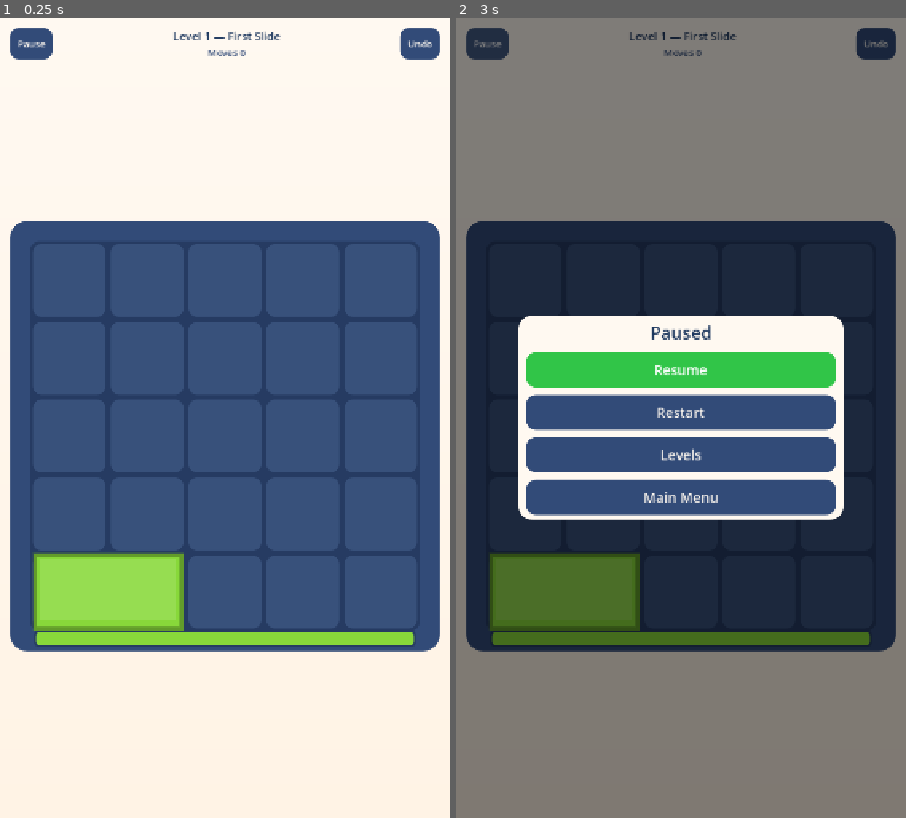
Above: before the commit, frames 1-2 (left to right).
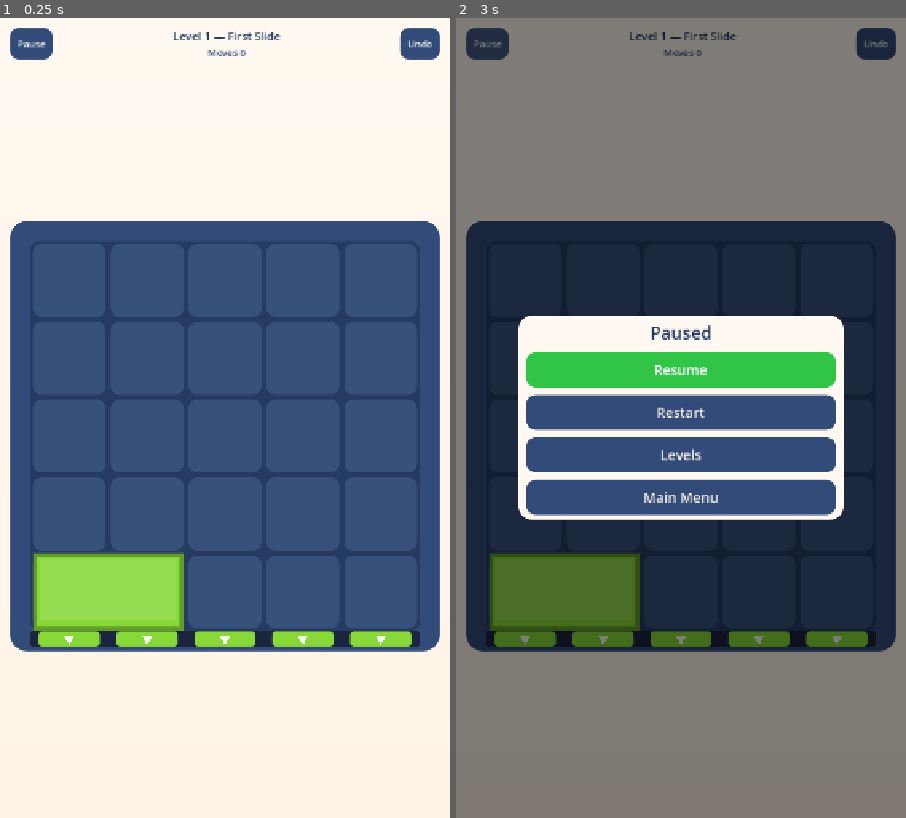
Above: after the commit, the same moments.

Repository: CylendraPlatform/Block_Puzzle_Game
Game: Godot game, scene res://scenes/GameScreen.tscn
Two runs of this game, one before a commit and one after it. Both use one fixed random seed, a clock stepped at 60 frames per second and the inputs below. This scene is started directly instead of the project's main scene.
Inputs:
- Up to frame 1 (0.25 s): no input
- Up to frame 2 (3 s): click "Undo" at 0.5 s; click "Undo" at 1.25 s; click "Undo" at 2 s; click "Pause" at 2.75 s

The runs differ from the first frame. In frame 1, 0.7% of the frame differs, in the area x 6-94%, y 76-79%; in frame 2, 0.6%.

Commit message:
feat(pearl): gates drawn as cell doors (owner-chosen style B)
Owner feedback: gates read as long strips along whole edges. Every Classic
gate spans its full edge in the level data, so the full range stays visible;
it is now drawn as one door per cell over exactly the rule's exit range
lo..hi (no end pad, never narrower), with an outward arrow on each door, on
a dark rail inside the frame band.

Edges shared by two gates (levels 6, 7, 90, 91, 94, 95, 97, 99) split each
door into one lane per colour; previously only the last colour was drawn.
Lock glyph and counter badge stay centred on the rail.

Renderer only: no level, rule, solver, scoring, save or touch change;
gameplay/engine stays legacy.

test_board_geometry: rail spans exactly lo..hi, one door per cell centred on
its cell and inside the rail, distinct lanes on shared edges (68564 checks,
0 failures). Pearl pack re-rendered as round 3 (desktop renders).

Co-Authored-By: Claude Opus 5.5 <noreply@anthropic.com>
Co-authored-by: acesse7701 <acesse7701@users.noreply.github.com>

Diff:
--- a/scripts/game/board_view_v2.gd
+++ b/scripts/game/board_view_v2.gd
@@ -26,6 +26,8 @@
 ## Part of the frame band, from the board edge outwards, that a gate slot occupies; the rest
 ## stays as an unbroken outer rim.
 const GATE_DEPTH := 0.8
+## Gap at each end of a cell door, in cells, so neighbouring doors read as separate openings.
+const DOOR_GAP := 0.1
 
 var definition: Dictionary = {}
 var state: PuzzleState
@@ -439,39 +441,109 @@
 	if locked:
 		color = color.darkened(0.45)
 		color.s *= 0.5
-	var slot := gate_slot(gate, cols, rows)
-	if slot.size == Vector2.ZERO:
-		return
-	# The slot is a recess in the frame band, the same colour as the board bed, so the gate
-	# reads as an opening in an unbroken frame; the coloured lip sits inside it.
-	var lip := slot.grow(-maxf(1.5, _cell * FRAME_RATIO * 0.1))
-	_round(slot, TD35Theme.BASE, int(clampf(_cell * 0.08, 3.0, 8.0)))
-	_round(lip, color, int(clampf(_cell * 0.06, 2.0, 6.0)))
+	var rail := gate_slot(gate, cols, rows)
+	if rail.size == Vector2.ZERO:
+		return
+	# Cell doors (owner-approved style B): a dark rail over exactly lo..hi, one coloured door
+	# per cell a piece can leave through, an outward arrow on each door. Gates sharing an edge
+	# split the depth into lanes so every accepted colour stays visible.
+	var lane := gate_lane(gate)
+	if lane.x == 0:
+		_round(rail, TD35Theme.SHADOW, int(clampf(_cell * 0.06, 2.0, 6.0)))
+	var side := str(gate.get("side", ""))
+	var radius := int(clampf(_cell * 0.06, 2.0, 6.0))
+	for door in gate_doors(gate, cols, rows):
+		_round(_lane_rect(side, door, lane.x, lane.y).grow(-1.0), color, radius)
+		if lane.x == lane.y - 1:
+			_door_arrow(door.get_center(), _outward(side), minf(door.size.x, door.size.y) * 0.7)
 	if locked:
-		_glyph_lock(lip.get_center())
+		_glyph_lock(rail.get_center())
 	var remaining := int(gstate.get("counter_remaining", -1))
 	if remaining > 0:
-		_badge(lip.get_center(), str(remaining))
-
-## A gate's slot in local coordinates: along its edge from `lo` to `hi` (inset by a small
-## pad), and from the board edge outwards over GATE_DEPTH of the frame band. It overlaps the
-## board edge by one pixel so no seam shows. Empty for an unknown side.
+		_badge(rail.get_center(), str(remaining))
+
+## A gate's rail in local coordinates: along its edge over exactly the rule's exit range
+## lo..hi (never narrower or wider), and from the board edge outwards over GATE_DEPTH of the
+## frame band. Empty for an unknown side.
 func gate_slot(gate: Dictionary, cols: int, rows: int) -> Rect2:
 	var lo := int(gate.get("lo", 0))
 	var hi := int(gate.get("hi", lo))
 	var along := float(hi - lo + 1) * _cell
-	var pad := clampf(_cell * 0.08, 2.0, 6.0)
 	var depth := _cell * FRAME_RATIO * GATE_DEPTH
 	match str(gate.get("side", "")):
 		"left":
-			return Rect2(_origin.x - depth, _origin.y + lo * _cell + pad, depth + 1.0, along - pad * 2.0)
+			return Rect2(_origin.x - depth, _origin.y + lo * _cell, depth, along)
 		"right":
-			return Rect2(_origin.x + cols * _cell - 1.0, _origin.y + lo * _cell + pad, depth + 1.0, along - pad * 2.0)
+			return Rect2(_origin.x + cols * _cell, _origin.y + lo * _cell, depth, along)
 		"top":
-			return Rect2(_origin.x + lo * _cell + pad, _origin.y - depth, along - pad * 2.0, depth + 1.0)
+			return Rect2(_origin.x + lo * _cell, _origin.y - depth, along, depth)
 		"bottom":
-			return Rect2(_origin.x + lo * _cell + pad, _origin.y + rows * _cell - 1.0, along - pad * 2.0, depth + 1.0)
+			return Rect2(_origin.x + lo * _cell, _origin.y + rows * _cell, along, depth)
 	return Rect2()
+
+## One door per cell in lo..hi, inside the rail, inset along the edge by DOOR_GAP of a cell at
+## each end so neighbouring doors read as separate openings.
+func gate_doors(gate: Dictionary, cols: int, rows: int) -> Array[Rect2]:
+	var rail := gate_slot(gate, cols, rows)
+	var doors: Array[Rect2] = []
+	if rail.size == Vector2.ZERO:
+		return doors
+	var side := str(gate.get("side", ""))
+	var vertical := side == "left" or side == "right"
+	var gap := _cell * DOOR_GAP
+	for i in int(gate.get("hi", gate.get("lo", 0))) - int(gate.get("lo", 0)) + 1:
+		if vertical:
+			doors.append(Rect2(rail.position.x, rail.position.y + i * _cell + gap, rail.size.x, _cell - gap * 2.0))
+		else:
+			doors.append(Rect2(rail.position.x + i * _cell + gap, rail.position.y, _cell - gap * 2.0, rail.size.y))
+	return doors
+
+## (lane, lanes) for a gate: its index among the gates on the same side whose ranges overlap
+## it (definition order), and how many there are. (0, 1) for a gate alone on its stretch.
+func gate_lane(gate: Dictionary) -> Vector2i:
+	var side := str(gate.get("side", ""))
+	var lo := int(gate.get("lo", 0))
+	var hi := int(gate.get("hi", lo))
+	var index := 0
+	var count := 0
+	for other in definition.get("gates", []):
+		if typeof(other) != TYPE_DICTIONARY or str(other.get("side", "")) != side:
+			continue
+		if int(other.get("lo", 0)) > hi or lo > int(other.get("hi", other.get("lo", 0))):
+			continue
+		if other == gate:
+			index = count
+		count += 1
+	return Vector2i(index, maxi(1, count))
+
+## The k-th of n depth lanes of a door (lane 0 next to the board).
+func _lane_rect(side: String, r: Rect2, k: int, n: int) -> Rect2:
+	if n <= 1:
+		return r
+	match side:
+		"left":
+			var w := r.size.x / n
+			return Rect2(r.end.x - w * (k + 1), r.position.y, w, r.size.y)
+		"right":
+			var w2 := r.size.x / n
+			return Rect2(r.position.x + w2 * k, r.position.y, w2, r.size.y)
+		"top":
+			var h := r.size.y / n
+			return Rect2(r.position.x, r.end.y - h * (k + 1), r.size.x, h)
+	var h2 := r.size.y / n
+	return Rect2(r.position.x, r.position.y + h2 * k, r.size.x, h2)
+
+func _outward(side: String) -> Vector2:
+	match side:
+		"left": return Vector2.LEFT
+		"right": return Vector2.RIGHT
+		"top": return Vector2.UP
+	return Vector2.DOWN
+
+## A small white arrow pointing out of the board, so direction does not rely on colour.
+func _door_arrow(center: Vector2, out: Vector2, s: float) -> void:
+	var across := Vector2(-out.y, out.x)
+	draw_colored_polygon(PackedVector2Array([center + out * s * 0.55, center - out * s * 0.35 + across * s * 0.5, center - out * s * 0.35 - across * s * 0.5]), Color(1, 1, 1, 0.9))
 
 ## A small padlock glyph (shackle arc + body) so a locked gate reads without colour.
 func _glyph_lock(center: Vector2) -> void:
--- a/test/test_board_geometry.gd
+++ b/test/test_board_geometry.gd
@@ -78,10 +78,42 @@
 	_ok(absf(band - view._cell * BoardViewV2.FRAME_RATIO) < EPS, "%s frame band is FRAME_RATIO cells" % tag)
 	var cols := int(defn["board"]["cols"])
 	var rows := int(defn["board"]["rows"])
+	var lanes_by_side := {}
 	for gate in defn.get("gates", []):
+		var gid := str(gate.get("id", ""))
 		var slot := view.gate_slot(gate, cols, rows)
-		_ok(slot.size.x > 0.0 and slot.size.y > 0.0, "%s gate %s has a slot" % [tag, gate.get("id", "")])
-		_ok(frame.grow(-1.0).encloses(slot), "%s gate %s slot %s keeps an unbroken outer rim inside %s" % [tag, gate.get("id", ""), slot, frame])
+		_ok(slot.size.x > 0.0 and slot.size.y > 0.0, "%s gate %s has a slot" % [tag, gid])
+		_ok(frame.grow(-1.0).encloses(slot), "%s gate %s slot %s keeps an unbroken outer rim inside %s" % [tag, gid, slot, frame])
+		# Cell doors: the rail covers exactly lo..hi (never narrower than the rule) and there is
+		# one door per cell in that range, inside the rail, centred on its cell.
+		var lo := int(gate["lo"])
+		var hi := int(gate["hi"])
+		var side := str(gate["side"])
+		var vertical := side == "left" or side == "right"
+		var along_start := slot.position.y if vertical else slot.position.x
+		var along_len := slot.size.y if vertical else slot.size.x
+		var edge_start := board.position.y if vertical else board.position.x
+		_ok(absf(along_start - (edge_start + lo * view._cell)) < EPS and absf(along_len - (hi - lo + 1) * view._cell) < EPS, "%s gate %s rail spans exactly %d..%d" % [tag, gid, lo, hi])
+		var doors := view.gate_doors(gate, cols, rows)
+		_ok(doors.size() == hi - lo + 1, "%s gate %s has one door per cell (%d)" % [tag, gid, doors.size()])
+		for i in doors.size():
+			var door: Rect2 = doors[i]
+			var c := door.get_center()
+			var cell_mid := edge_start + (lo + i + 0.5) * view._cell
+			_ok(slot.grow(EPS).encloses(door), "%s gate %s door %d inside its rail" % [tag, gid, i])
+			_ok(absf((c.y if vertical else c.x) - cell_mid) < EPS, "%s gate %s door %d centred on cell %d" % [tag, gid, i, lo + i])
+		var lane := view.gate_lane(gate)
+		if not lanes_by_side.has(side):
+			lanes_by_side[side] = []
+		lanes_by_side[side].append(lane)
+	# Gates on one edge (all Classic shared edges overlap fully) get distinct lanes 0..n-1.
+	for side in lanes_by_side.keys():
+		var lanes: Array = lanes_by_side[side]
+		var seen := {}
+		for lane in lanes:
+			seen[(lane as Vector2i).x] = true
+			_ok((lane as Vector2i).y == lanes.size(), "%s %s edge: lane count %d matches %d gate(s)" % [tag, side, (lane as Vector2i).y, lanes.size()])
+		_ok(seen.size() == lanes.size(), "%s %s edge: every gate has its own lane" % [tag, side])
 	# Touch mapping: centres and both inner corners of every cell map back to that cell;
 	# points on the frame band map off the board.
 	for y in rows:
Binary file changed: docs/qa/pearl_signoff/00_contact_sheet.png
Binary file changed: docs/qa/pearl_signoff/03_game.png
Binary file changed: docs/qa/pearl_signoff/04_pause.png
Binary file changed: docs/qa/pearl_signoff/05_win_card.png
Binary file changed: docs/qa/pearl_signoff/06_editor_test.png
Binary file changed: docs/qa/pearl_signoff/07_win_unsaved_desktop.png
Binary file changed: docs/qa/pearl_signoff/08_leave_unsaved_desktop.png
Binary file changed: docs/qa/pearl_signoff/09_game_four_gates.png
Binary file changed: docs/qa/pearl_signoff/10_game_tall_board.png
Binary file changed: docs/qa/pearl_signoff/11_before_after.png
Binary file changed: docs/qa/pearl_signoff/12_responsive.png
Binary file changed: docs/qa/pearl_signoff/responsive/360x800_game_l35_four_sides.png
(and 16 more such lines)
